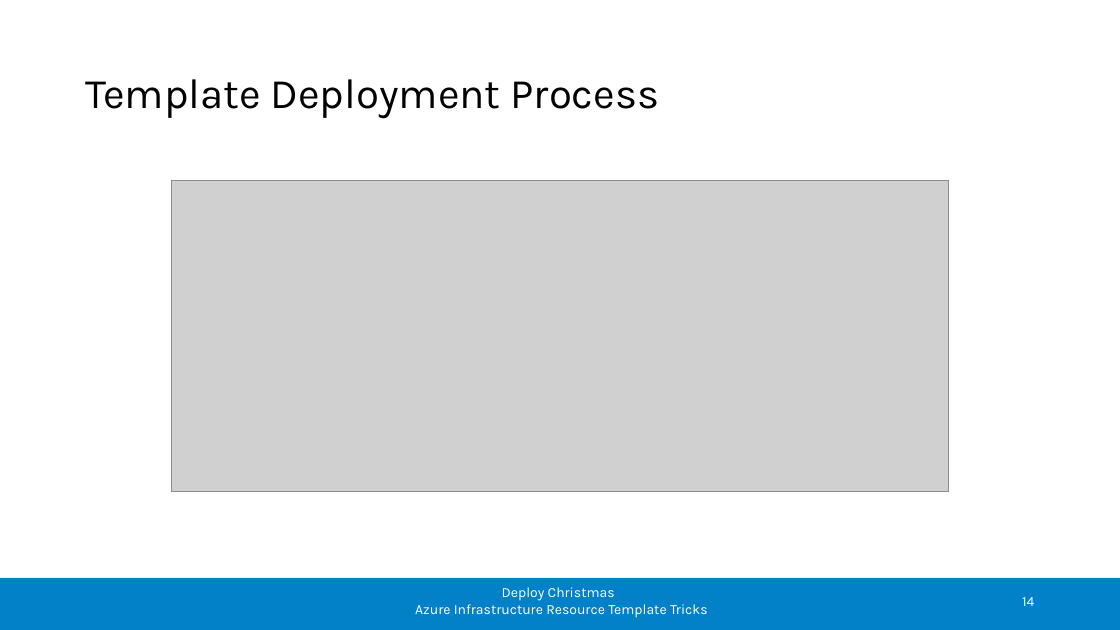
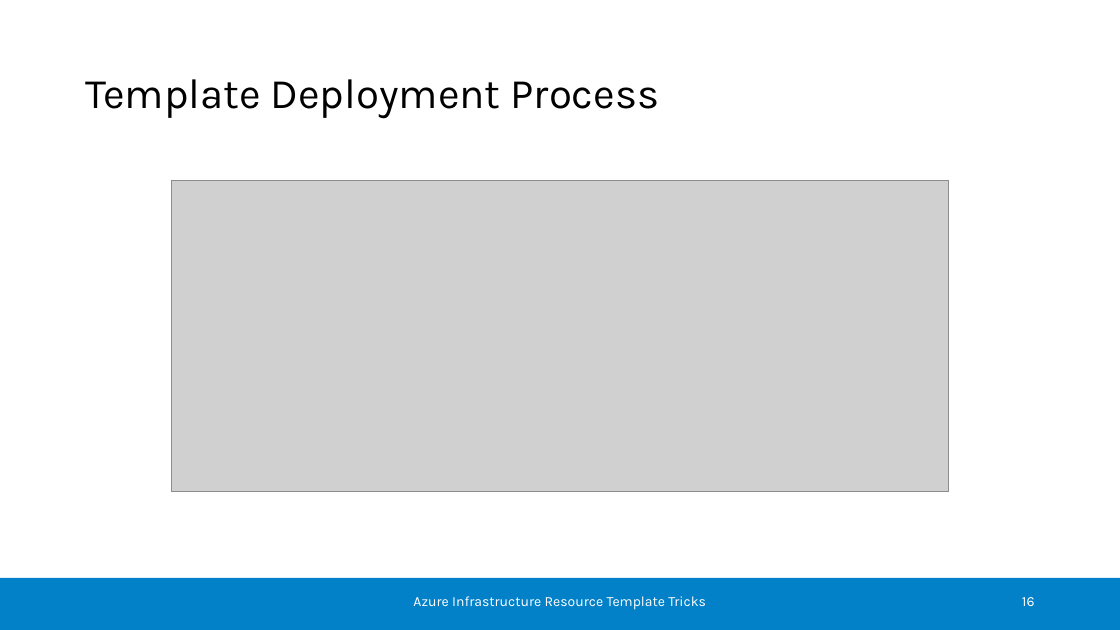
Before and after one commit to ceterion/ct.arm.meetup.deploychristmas, a slide deck: slide 16 of meetup-slides.pptx (slide 14 before the commit). Drawn at 1120x630 pixels with LibreOffice and Linux fonts; fonts in the diff are those of the drawing; grey boxes stand for pictures; background and template pictures are left out. Boxes give left, top, right and bottom in pixels: in the first picture for what was removed or moved away, otherwise in the second. Text is boxed around its words. In the diff, an @@ line names an element or a change of style, - is before the commit and + after.

Commit message:
Slides Naming conventions and Nested Deployments have been added

```diff
--- a/meetup-slides.pptx
+++ b/meetup-slides.pptx
@@ text at <box>502,587,615,601</box>: paragraph removed @@
-Deploy Christmas
@@ page number at <box>1022,597,1035,606</box>: text changed @@
-14
+16
```
Also in this commit, not shown: 12 other slides changed, 2 slides added.
